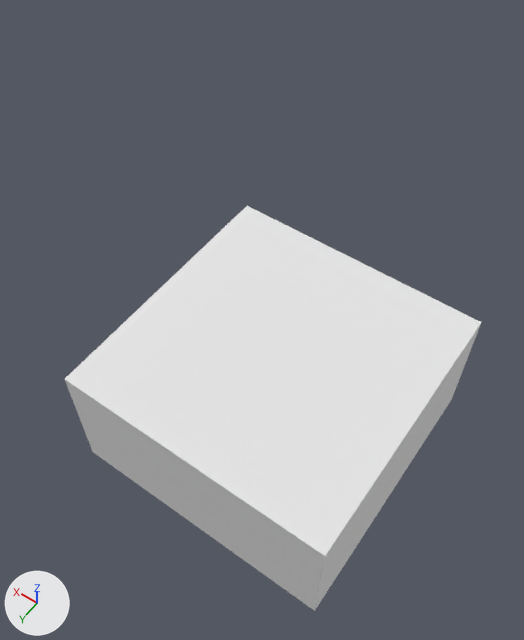
The Blender file LD41/Assets/Models/Mason.blend: old version first, new version second.
Both versions are drawn from a 50 mm camera at (-2.56, 1.38, 4.95) aimed at (-0.9, -0.93, 1.32). Lighting does not change. The marker at lower left points along +X, +Y and +Z.
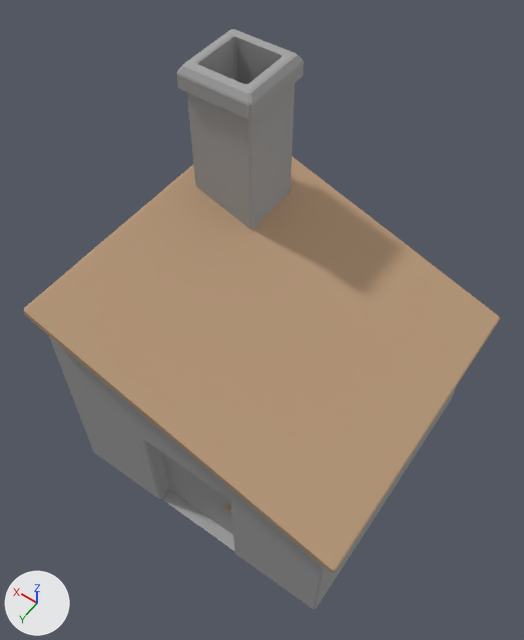
Commit message: added the mason's building

The change, as a diff of the scene's bpy script:
```diff
--- a/LD41/Assets/Models/Mason.blend.py
+++ b/LD41/Assets/Models/Mason.blend.py
@@ mat_wood @@
+mat_wood = diffuse_material('Wood')
+mat_wood.base_color = (0.507, 0.342, 0.215)  # beige #bd9e80
@@ mat_stone @@
+mat_stone = diffuse_material('Stone')
+mat_stone.base_color = (0.384, 0.384, 0.384)  # grey #a7a7a7
@@ me_cube @@
 # used by ob_cube; location = (0.0, 0.0, 0.0); rotation_euler = (1.571, 0.0, 0.0), in degrees (90, 0, 0); scale = (1.0, 0.5, 1.0)
-me_cube.from_pydata(...)  # 8 vertices, 6 faces; spans x -2.0..0.0, y 0.0..2.0, z -0.01..1.99
-me_cube.materials.append(mat_material)  # white #e7e7e7
+me_cube.from_pydata(...)  # 98 vertices, 78 faces; spans x -2.1..0.06, y 0.0..5.22, z -0.07..2.06
+# me_cube part 1: a new loose piece of 32 vertices spanning x -2.1..0.06, y 2.0..3.51, z -0.07..2.06
+# me_cube part 2: a new loose piece of 28 vertices spanning x -0.57..-0.03, y 2.77..5.22, z 1.3..1.83, in mat_stone (grey #a7a7a7)
+# me_cube part 3
+# 2 vertices are removed from x 0.0, y 2.0, z -0.01..1.99
+# 5 faces are deleted
+# 16 vertices are added at x -1.33..0.0, y 0.0..3.29, z -0.01..1.99
+# 14 new faces join them, mat_stone (grey #a7a7a7)
+# me_cube part 4: 1 face spanning x -2.0, y 0.0..2.0, z -0.01..1.99 switches from mat_material (white #e7e7e7) to mat_stone (grey #a7a7a7)
+me_cube.materials.append(mat_wood)  # beige #bd9e80
+me_cube.materials.append(mat_stone)  # grey #a7a7a7
@@ ob_cube @@
 ob_cube.scale = (1.0, 0.5, 1.0)
+_m = ob_cube.modifiers.new('Bevel', 'BEVEL')
+_m.limit_method = 'NONE'
+_m.spread = 0.0
```

Changed parts and their boxes [x1, y1, x2, y2] in the pictures (524 x 640 px):
'Cube', reshaped, modifiers changed (14% wider, 43% taller)
    before: [65, 206, 481, 611]
    after: [24, 29, 500, 609]
part 1 of me_cube, added (beige)
    after: [24, 156, 500, 572]
part 2 of me_cube, added
    after: [177, 29, 304, 229]
part 3 of me_cube, built on
    before: [65, 206, 481, 611]
    after: [49, 336, 321, 609]
part 4 of me_cube, recoloured
    before: [315, 324, 481, 610]
    after: [313, 387, 456, 609]
